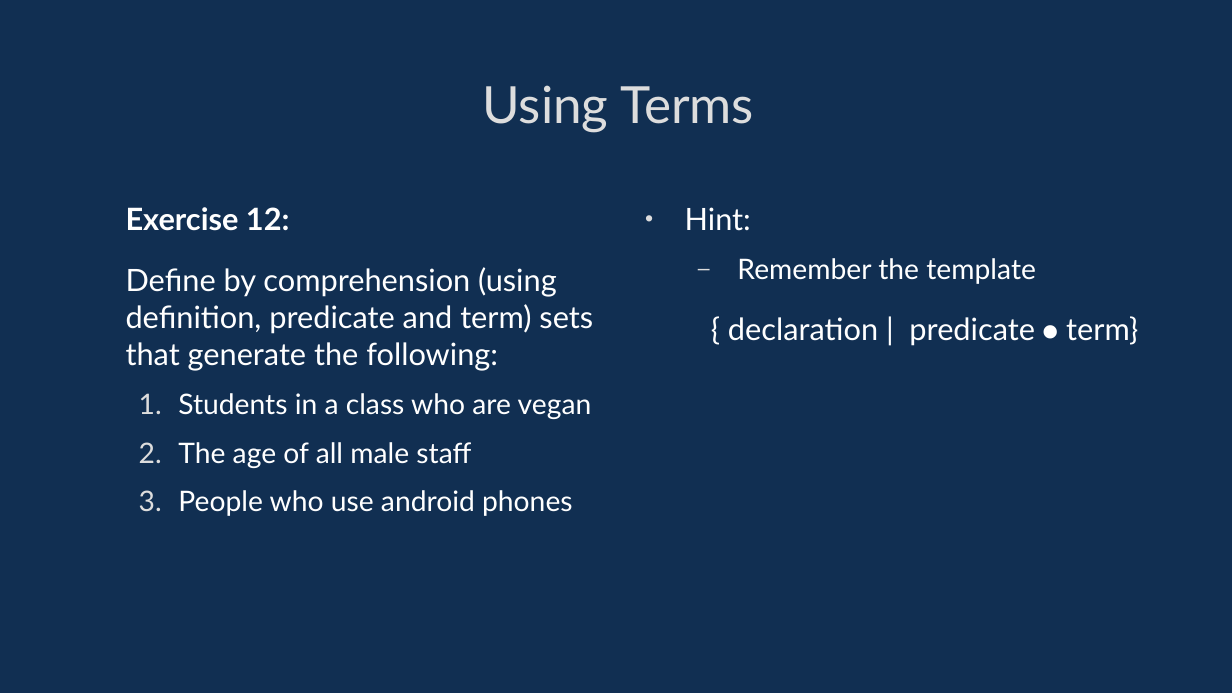
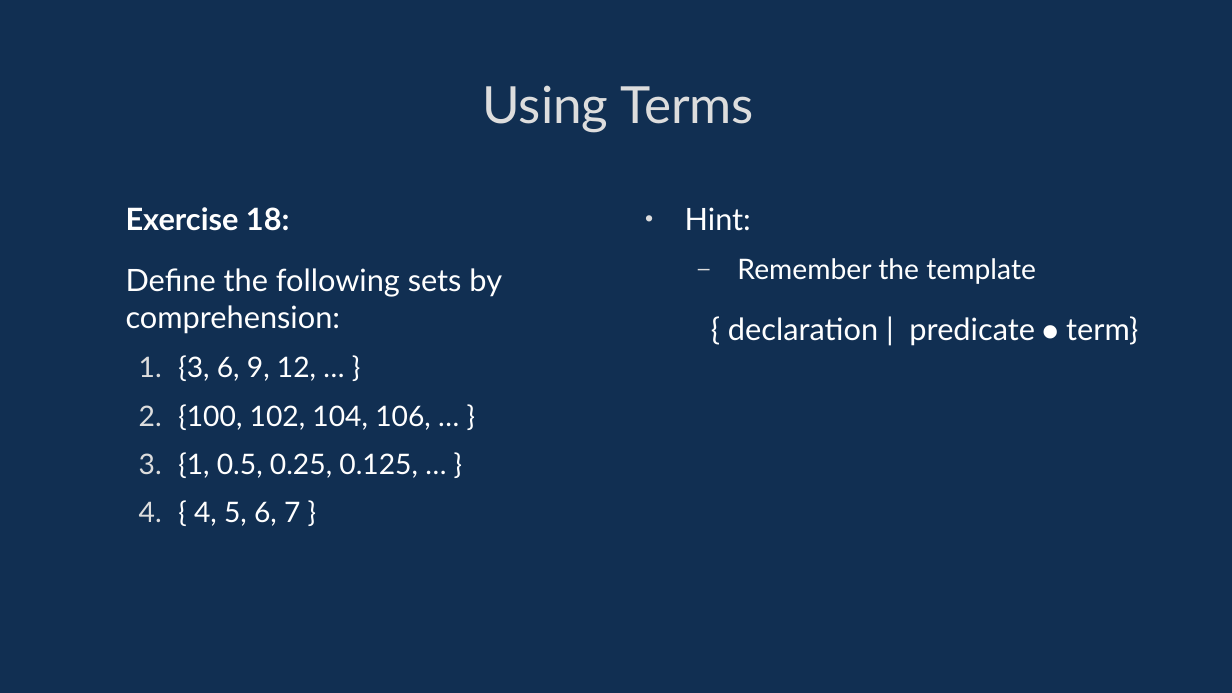
Before and after one commit to davidgundry/maths22-23, a slide deck: slide 78 of slides/maths-8-set-theory.odp (slide 68 before the commit). Drawn at 1232x693 pixels with LibreOffice and Linux fonts; fonts in the diff are those of the drawing. Boxes give left, top, right and bottom in pixels: in the first picture for what was removed or moved away, otherwise in the second. Text is boxed around its words. In the diff, an @@ line names an element or a change of style, - is before the commit and + after.

```diff
--- a/slides/maths-8-set-theory.odp
+++ b/slides/maths-8-set-theory.odp
@@ text at [126, 207, 502, 526]: text changed; size 19.8 to 18.2 pt @@
-Exercise 12:
-Define by comprehension (using definition, predicate and term) sets that generate the following:
-  1. Students in a class who are vegan
-  2. The age of all male staff
-  3. People who use android phones
+Exercise 18:
+Define the following sets by comprehension:
+  1. {3, 6, 9, 12, … }
+  2. {100, 102, 104, 106, … }
+  3. {1, 0.5, 0.25, 0.125, … }
+  4. { 4, 5, 6, 7 }
```
Also in this commit, not shown: 39 other slides changed, 15 slides added, 4 slides removed, 24 other files.
